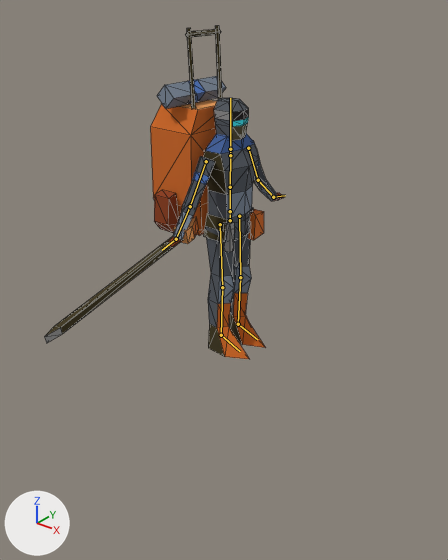
Before and after pictures for a commit that changed the Blender file art/models/units/crew.fremen.blend.
The view is the same before and after, from a 50 mm camera at (1.082, -1.382, 1.075) aimed at (0.191, -0.268, 0.385). Lighting does not change. The marker at lower left points along +X, +Y and +Z. The picture after the commit comes second. The bones that bend it are drawn over the model as lines. Mesh edges are drawn as thin lines.

The first picture shows 'body', 'weapons0'.
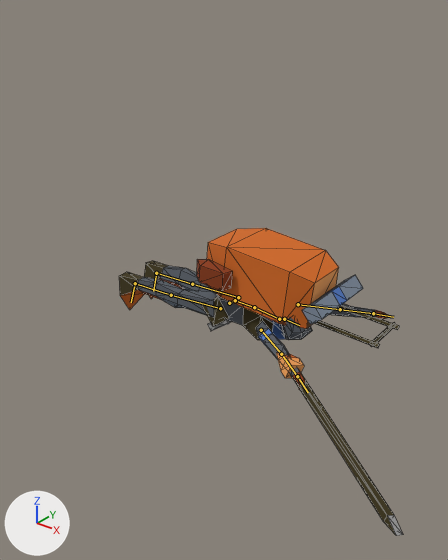
The newer file adds an action. The first version stands in its rest pose; the second is drawn at frame 20 of the action 'die'.

Where the change shows, as pixel boxes [x1, y1, x2, y2] in the pictures (448 x 560 px):
'body', posed (108% wider, 51% shorter): before [150, 26, 284, 359]; after [119, 228, 399, 390]
'weapons0', posed (17% narrower, 45% taller): before [45, 217, 198, 343]; after [276, 353, 403, 536]
bone 'hips', root to tip: before (230, 220) to (230, 211); after (229, 303) to (235, 300)
bone 'spine', root to tip: before (230, 211) to (230, 187); after (235, 300) to (254, 307)
bone 'chest', root to tip: before (230, 187) to (230, 155); after (254, 307) to (279, 319)
bone 'neck', root to tip: before (230, 155) to (230, 149); after (279, 319) to (284, 319)
bone 'head', root to tip: before (230, 149) to (230, 98); after (284, 319) to (299, 325)
bone 'upper_arm.L', root to tip: before (248, 148) to (258, 180); after (298, 304) to (340, 309)
bone 'forearm.L', root to tip: before (258, 180) to (273, 197); after (340, 309) to (373, 313)
bone 'hand.L', root to tip: before (273, 197) to (285, 195); after (373, 313) to (393, 317)
bone 'upper_arm.R', root to tip: before (206, 161) to (190, 206); after (261, 330) to (281, 354)
bone 'forearm.R', root to tip: before (190, 206) to (176, 239); after (281, 354) to (297, 376)
bone 'hand.R', root to tip: before (176, 239) to (162, 250); after (297, 376) to (308, 392)
bone 'thigh.L', root to tip: before (239, 216) to (240, 277); after (238, 297) to (192, 284)
bone 'shin.L', root to tip: before (240, 277) to (238, 324); after (192, 284) to (156, 273)
bone 'foot.L', root to tip: before (238, 324) to (257, 339); after (156, 273) to (153, 291)
bone 'thigh.R', root to tip: before (220, 224) to (222, 287); after (220, 308) to (171, 295)
bone 'shin.R', root to tip: before (222, 287) to (221, 335); after (171, 295) to (135, 283)
bone 'foot.R', root to tip: before (221, 335) to (240, 351); after (135, 283) to (131, 302)

The edits, one by one:
Bone 'hips' (bone_hips) moves from (0.0, 0.0, 0.0) to (0.0, -0.28, 0.0).
Bone 'hips' (bone_hips) turns from (0, 0, 0) to (0, 0, -54) degrees about its own x, y and z.
Bone 'spine' (bone_spine) turns from (0, 0, 0) to (0, 0, -36) degrees about its own x, y and z.
Bone 'chest' (bone_chest) turns from (0, 0, 0) to (0, 0, -5) degrees about its own x, y and z.
Bone 'neck' (bone_neck) turns from (0, 0, 0) to (0, 0, 23) degrees about its own x, y and z.
Bone 'head' (bone_head) turns from (0, 0, 0) to (36, -2, 7) degrees about its own x, y and z.
Bone 'upper_arm.L' (bone_upper_arm_l) turns from (0, 0, 0) to (122, -3, 2) degrees about its own x, y and z.
Bone 'forearm.L' (bone_forearm_l) turns from (0, 0, 0) to (-19, 1, 6) degrees about its own x, y and z.
Bone 'hand.L' (bone_hand_l) turns from (0, 0, 0) to (-34, -2, -7) degrees about its own x, y and z.
Bone 'upper_arm.R' (bone_upper_arm_r) turns from (0, 0, 0) to (-121, 14, 8) degrees about its own x, y and z.
Bone 'forearm.R' (bone_forearm_r) turns from (0, 0, 0) to (16, -2, 12) degrees about its own x, y and z.
Bone 'hand.R' (bone_hand_r) turns from (0, 0, 0) to (26, -5, 22) degrees about its own x, y and z.
Bone 'thigh.L' (bone_thigh_l) turns from (0, 0, 0) to (1, 0, 34) degrees about its own x, y and z.
Bone 'shin.L' (bone_shin_l) turns from (0, 0, 0) to (-3, 0, -3) degrees about its own x, y and z.
Bone 'foot.L' (bone_foot_l) turns from (0, 0, 0) to (-2, 0, 1) degrees about its own x, y and z.
Bone 'thigh.R' (bone_thigh_r) turns from (0, 0, 0) to (-3, 1, 33) degrees about its own x, y and z.
Bone 'shin.R' (bone_shin_r) turns from (0, 0, 0) to (2, 0, -4) degrees about its own x, y and z.
Bone 'foot.R' (bone_foot_r) turns from (0, 0, 0) to (-2, 0, 0) degrees about its own x, y and z.
